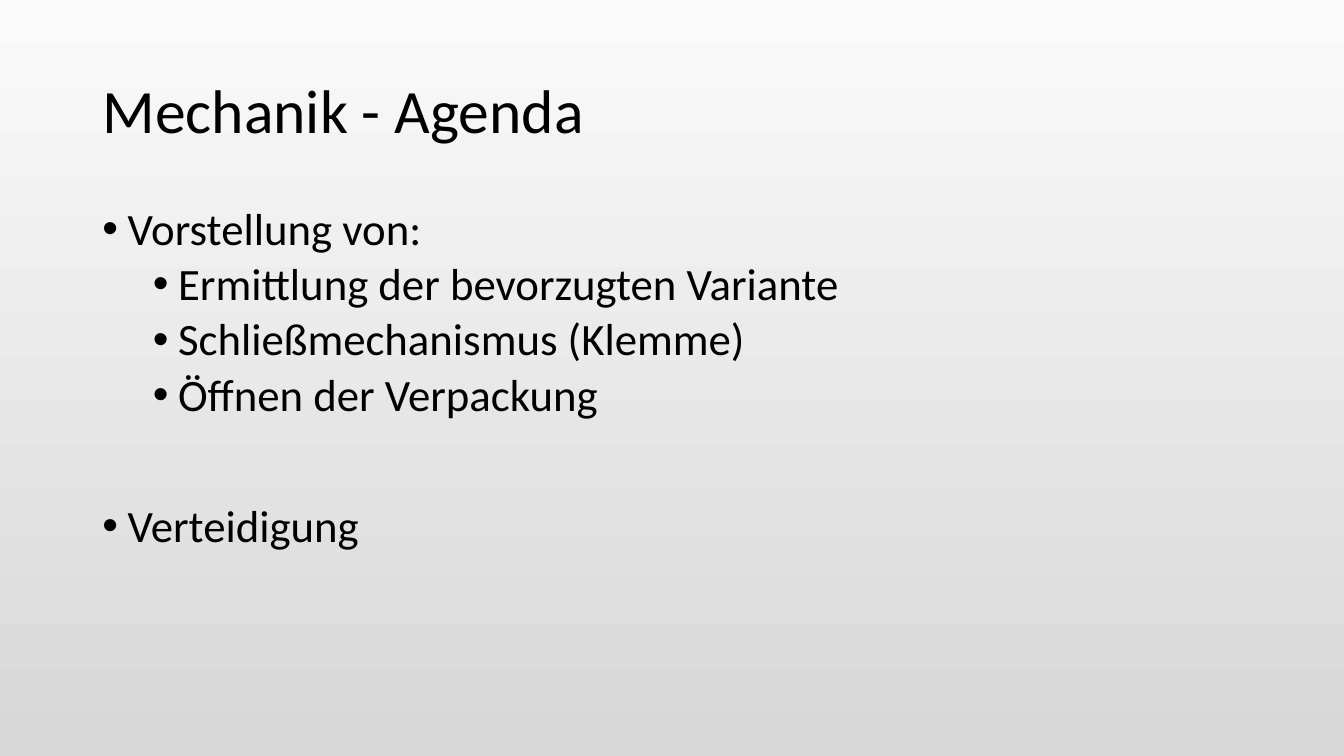
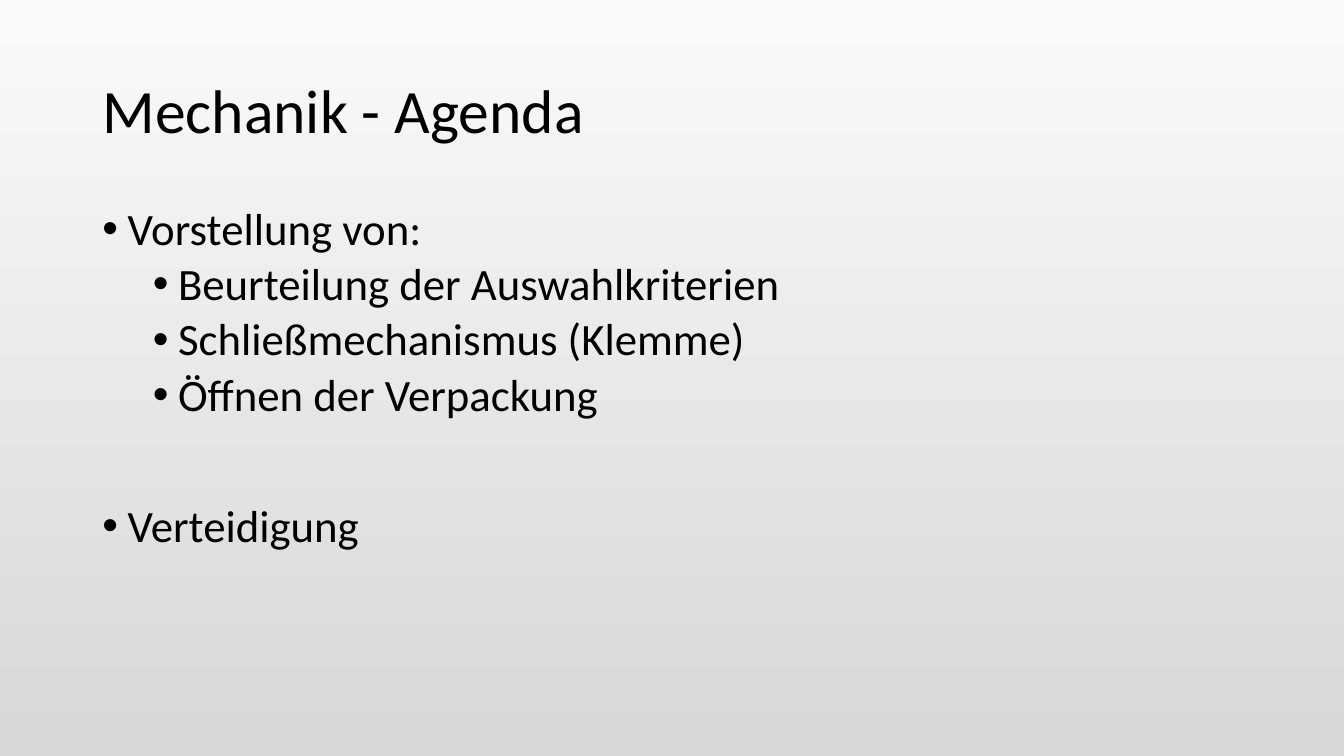
Before and after one commit to Katzenfuetterungsanlage/fuettr_prototype, a slide deck: slide 2 of Diplomarbeit/Powerpoint/Pichler.odp. Drawn at 1344x756 pixels with LibreOffice and Linux fonts; fonts in the diff are those of the drawing. Boxes give left, top, right and bottom in pixels: in the first picture for what was removed or moved away, otherwise in the second. Text is boxed around its words. In the diff, an @@ line names an element or a change of style, - is before the commit and + after.

Commit message:
lad

```diff
--- a/Diplomarbeit/Powerpoint/Pichler.odp
+++ b/Diplomarbeit/Powerpoint/Pichler.odp
@@ text at bbox=[178, 269, 779, 308]: text changed @@
-  • Ermittlung der bevorzugten Variante
+  • Beurteilung der Auswahlkriterien
```
Also in this commit, not shown: 3 other slides changed, 1 slide added.
